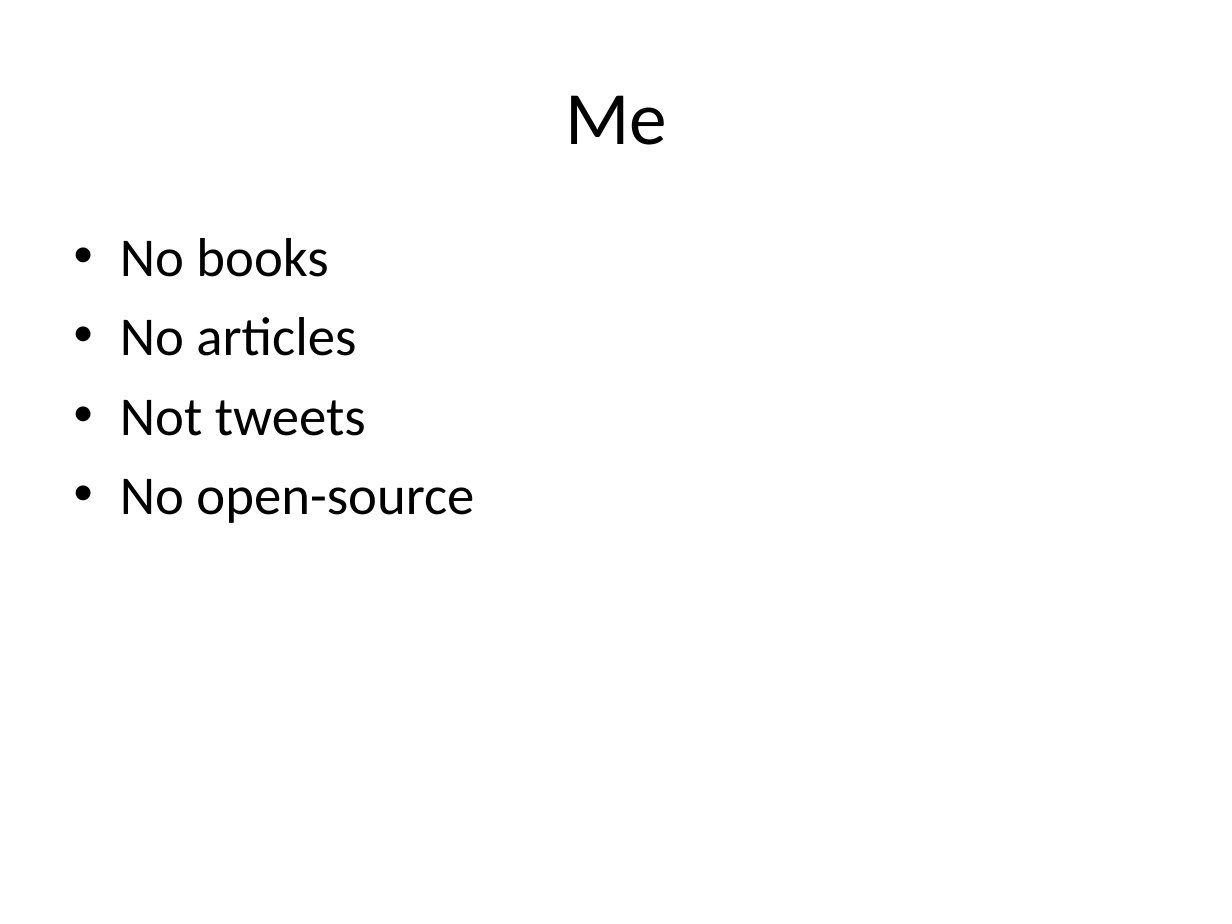
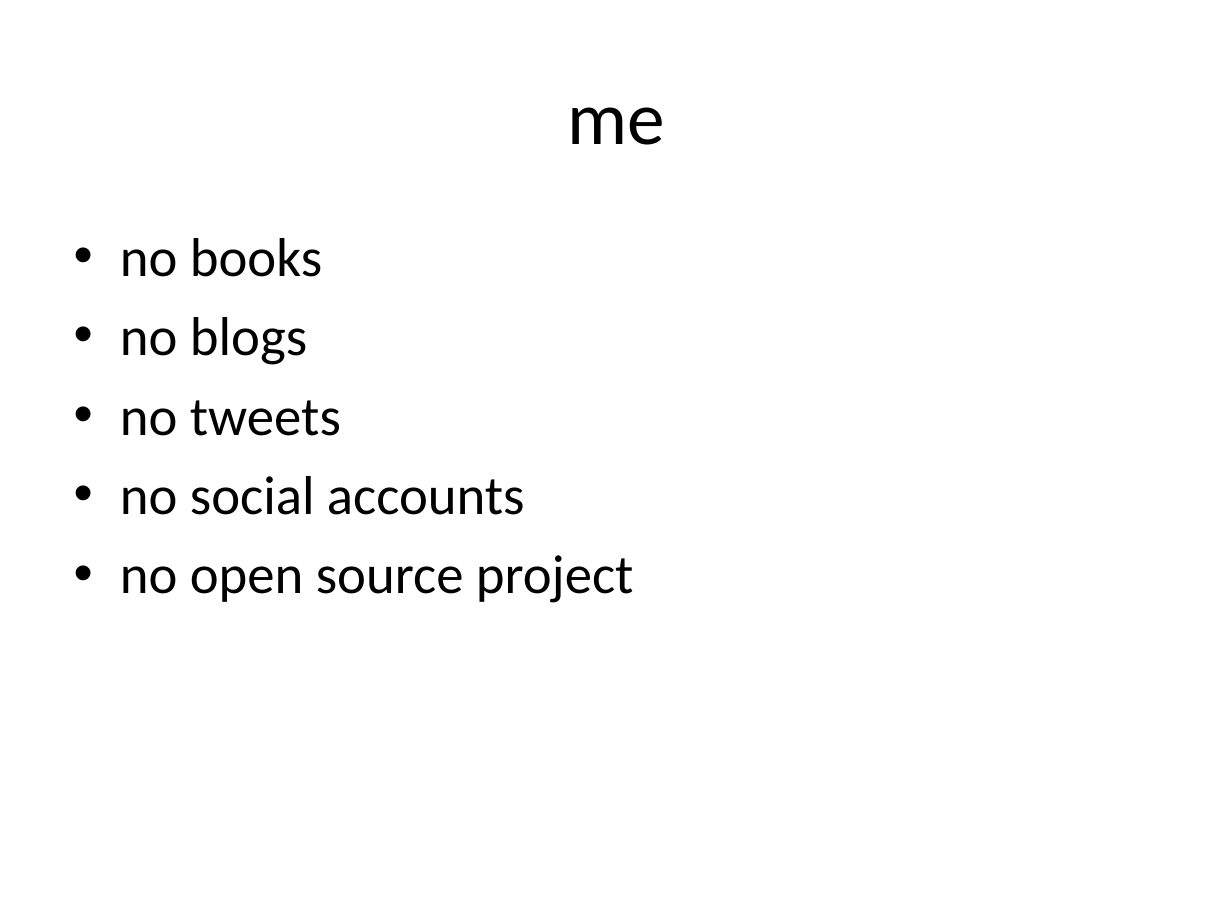
Before and after one commit to kamyu104/GofPatterns, a slide deck: slide 2 of Effective patterns.ppt. Drawn at 1232x924 pixels with LibreOffice and Linux fonts; fonts in the diff are those of the drawing. Boxes give left, top, right and bottom in pixels: in the first picture for what was removed or moved away, otherwise in the second. Text is boxed around its words. In the diff, an @@ line names an element or a change of style, - is before the commit and + after.

```diff
--- a/Effective patterns.ppt
+++ b/Effective patterns.ppt
@@ title at (567,107,664,145): text changed @@
-Me
+me
@@ text at (120,238,634,603): text changed @@
-• No books
-• No articles
-• Not tweets
-• No open-source
+• no books
+• no blogs
+• no tweets
+• no social accounts
+• no open source project
```
Also in this commit, not shown: 5 other slides changed, 27 slides added, 19 slides removed, 4 other files.
